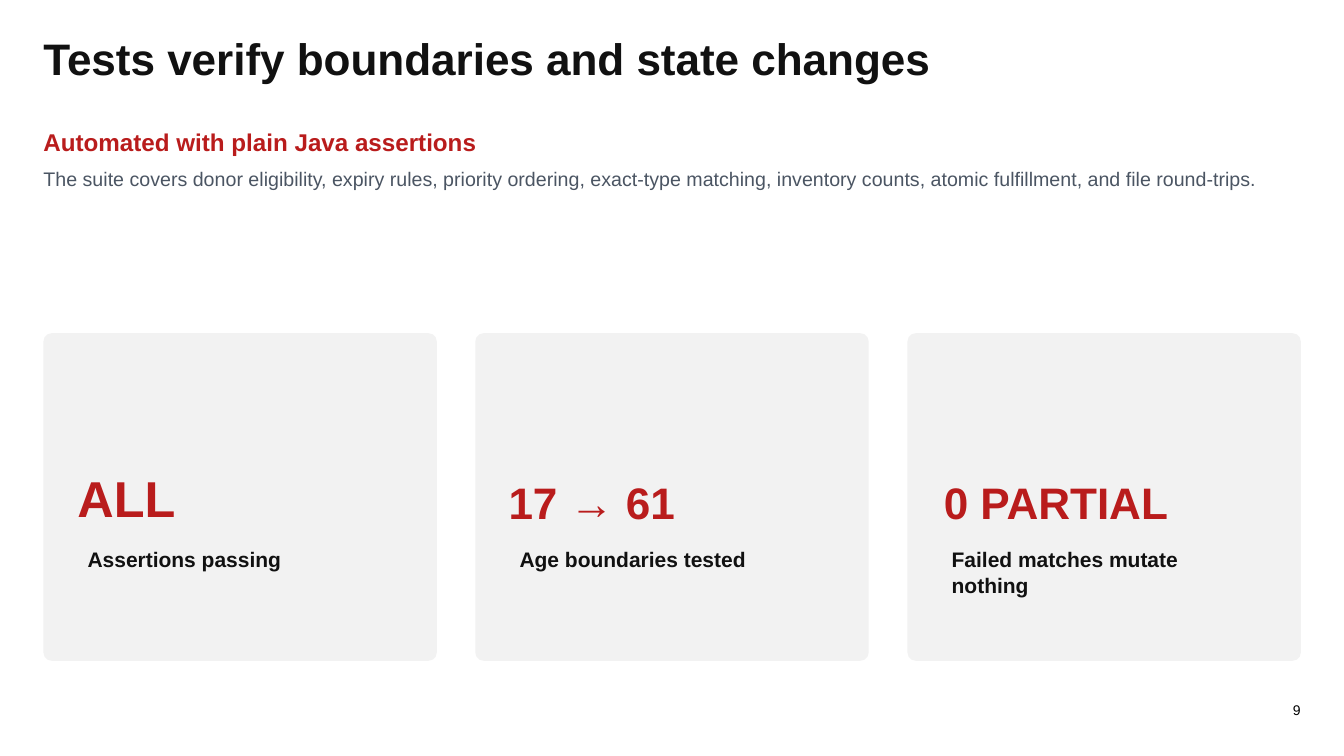
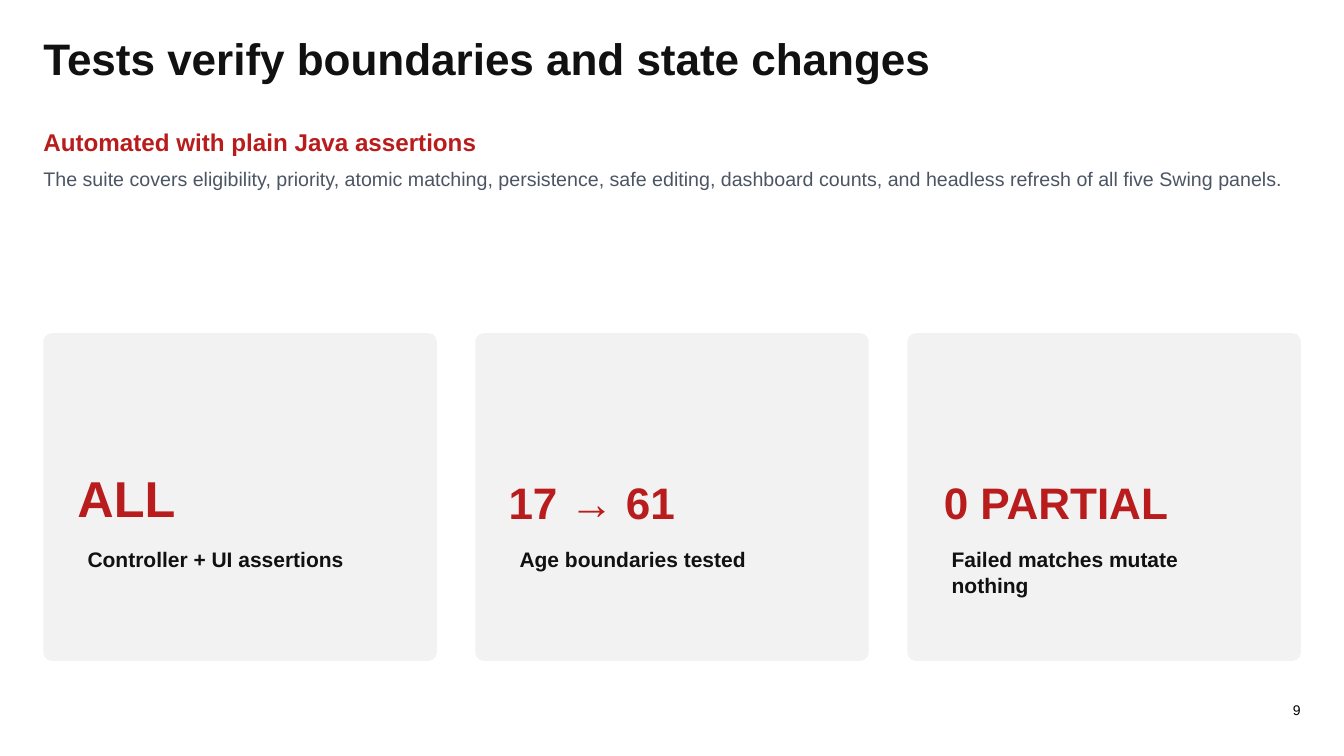
Before and after one commit to moha-r/LifeFlow, a slide deck: slide 9 of output/presentation/LifeFlow_Presentation.pptx. Drawn at 1344x756 pixels with LibreOffice and Linux fonts; fonts in the diff are those of the drawing. Boxes give left, top, right and bottom in pixels: in the first picture for what was removed or moved away, otherwise in the second. Text is boxed around its words. In the diff, an @@ line names an element or a change of style, - is before the commit and + after.

```diff
--- a/output/presentation/LifeFlow_Presentation.pptx
+++ b/output/presentation/LifeFlow_Presentation.pptx
@@ text at (43,172,1281,190): text changed @@
-The suite covers donor eligibility, expiry rules, priority ordering, exact-type matching, inventory counts, atomic fulfillment, and file round-trips.
+The suite covers eligibility, priority, atomic matching, persistence, safe editing, dashboard counts, and headless refresh of all five Swing panels.
@@ text at (88,551,343,568): text changed @@
-Assertions passing
+Controller + UI assertions
```
Also in this commit, not shown: 4 other slides changed, 23 other files.
